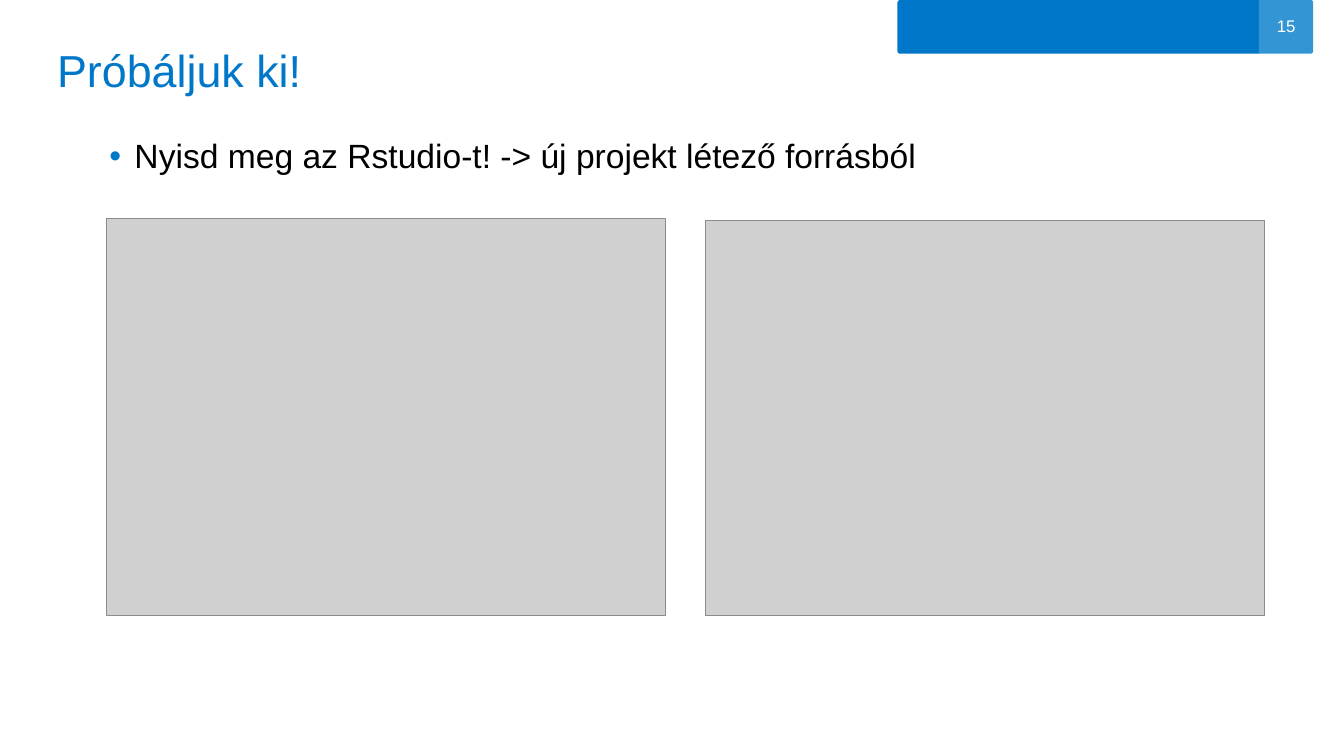
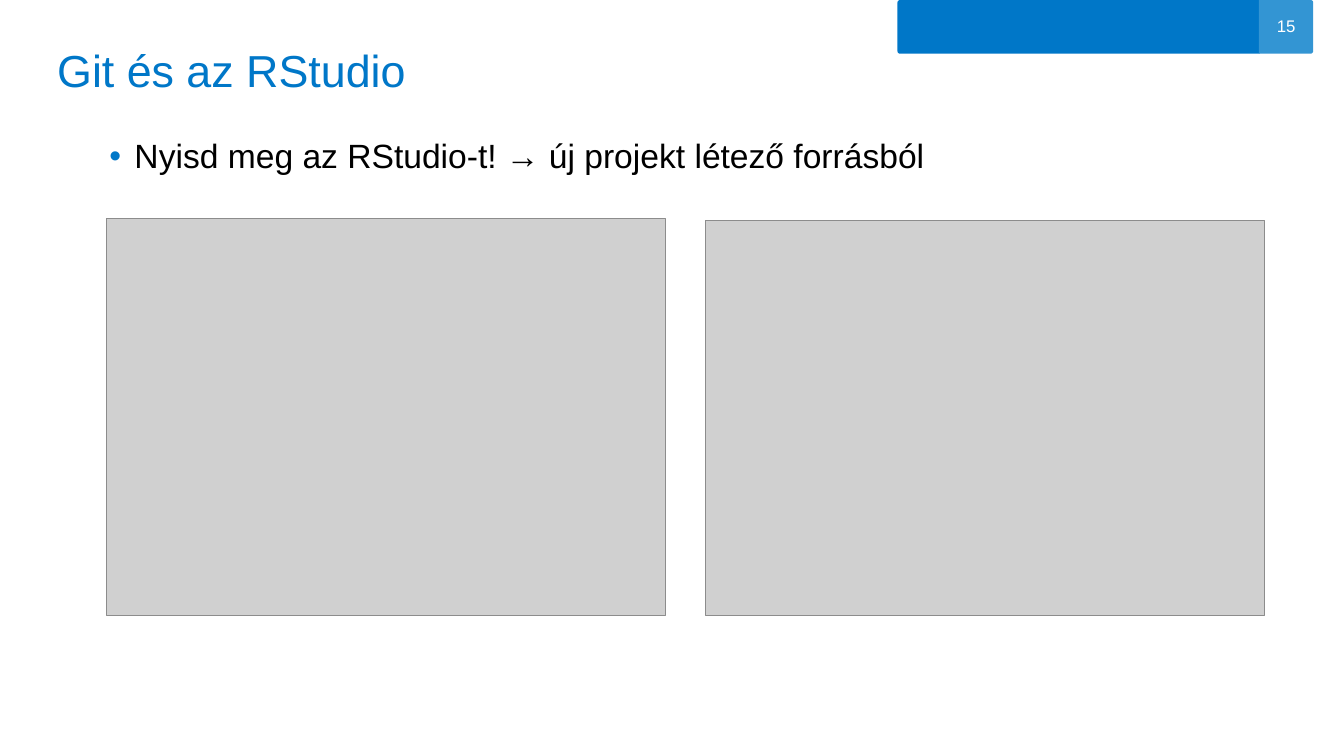
Before and after one commit to oerika1988/aegon-git-tutorial, a slide deck: slide 15 of GIT.pptx. Drawn at 1344x756 pixels with LibreOffice and Linux fonts; fonts in the diff are those of the drawing; grey boxes stand for pictures; background and template pictures are left out. Boxes give left, top, right and bottom in pixels: in the first picture for what was removed or moved away, otherwise in the second. Text is boxed around its words. In the diff, an @@ line names an element or a change of style, - is before the commit and + after.

```diff
--- a/GIT.pptx
+++ b/GIT.pptx
@@ title at (57, 54, 405, 88): text changed @@
-Próbáljuk ki!
+Git és az RStudio
@@ text at (134, 143, 924, 175): text changed @@
-• Nyisd meg az Rstudio‑t! -> új projekt létező forrásból
+• Nyisd meg az RStudio‑t! → új projekt létező forrásból
```
Also in this commit, not shown: 15 other slides changed, 1 slide added, 1 slide removed.
